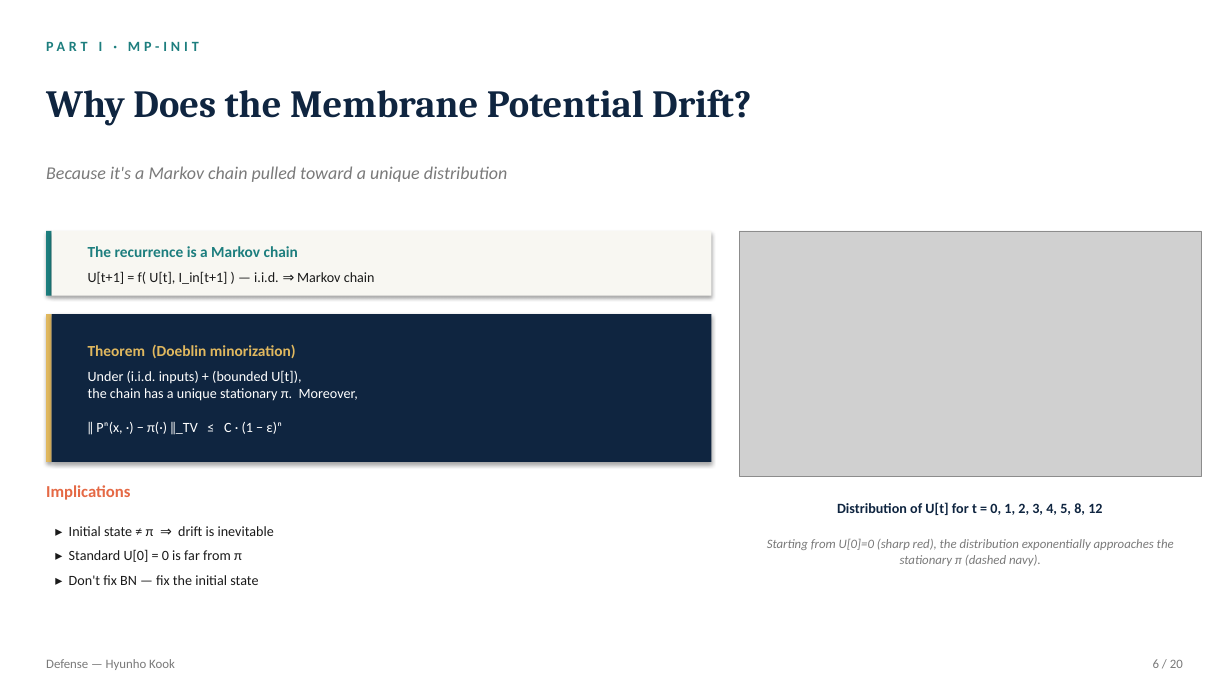
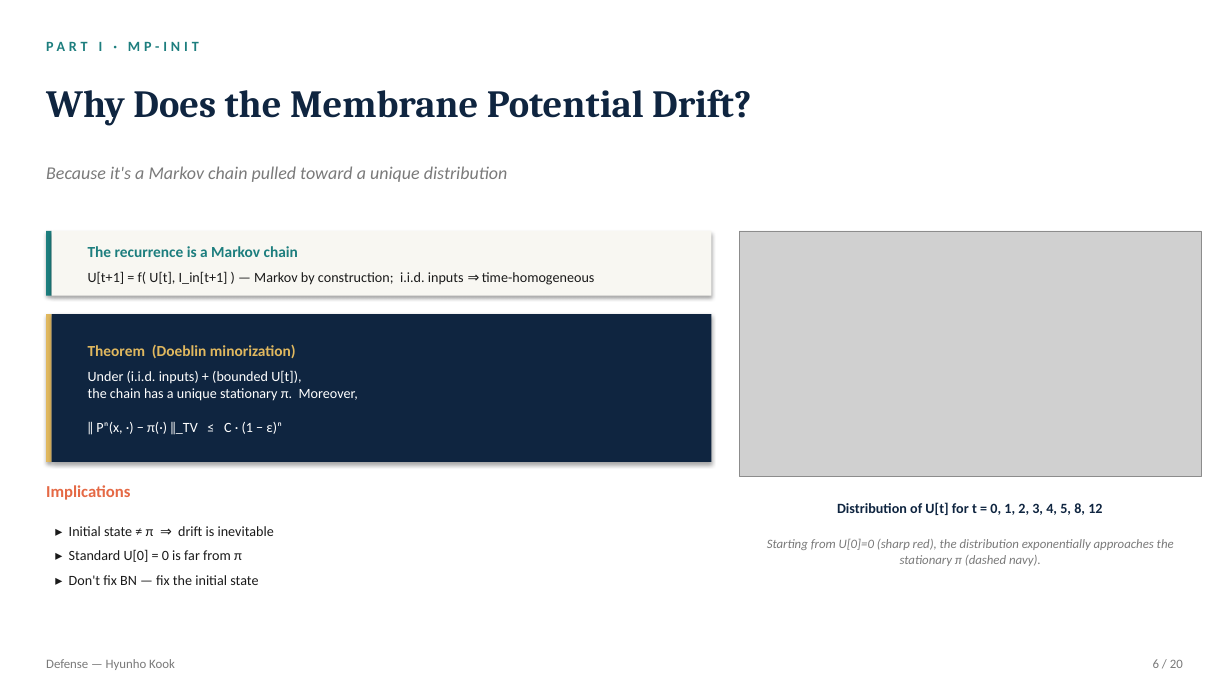
Before and after one commit to kookhh0827/POSTECH_thesis_template_latex, a slide deck: slide 6 of Hyunho_Kook_Master_Defense.pptx. Drawn at 1232x693 pixels with LibreOffice and Linux fonts; fonts in the diff are those of the drawing; grey boxes stand for pictures. Boxes give left, top, right and bottom in pixels: in the first picture for what was removed or moved away, otherwise in the second. Text is boxed around its words. In the diff, an @@ line names an element or a change of style, - is before the commit and + after.

```diff
--- a/Hyunho_Kook_Master_Defense.pptx
+++ b/Hyunho_Kook_Master_Defense.pptx
@@ text at box(88, 271, 595, 285): text changed @@
-U[t+1] = f( U[t], I_in[t+1] ) — i.i.d. ⇒ Markov chain
+U[t+1] = f( U[t], I_in[t+1] ) — Markov by construction; i.i.d. inputs ⇒ time-homogeneous
```
Also in this commit, not shown: 7 other slides changed, 5 other files.
